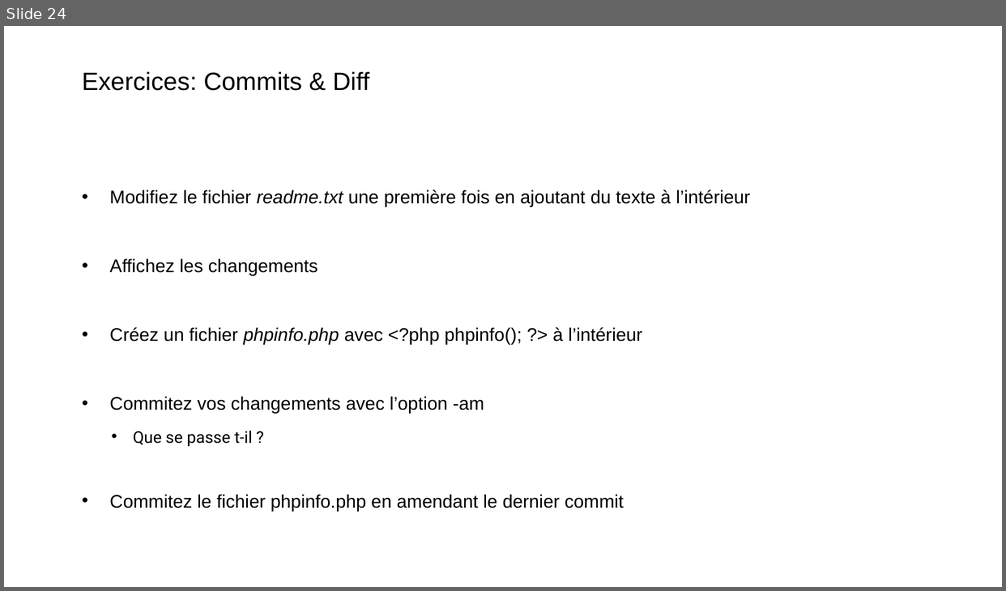
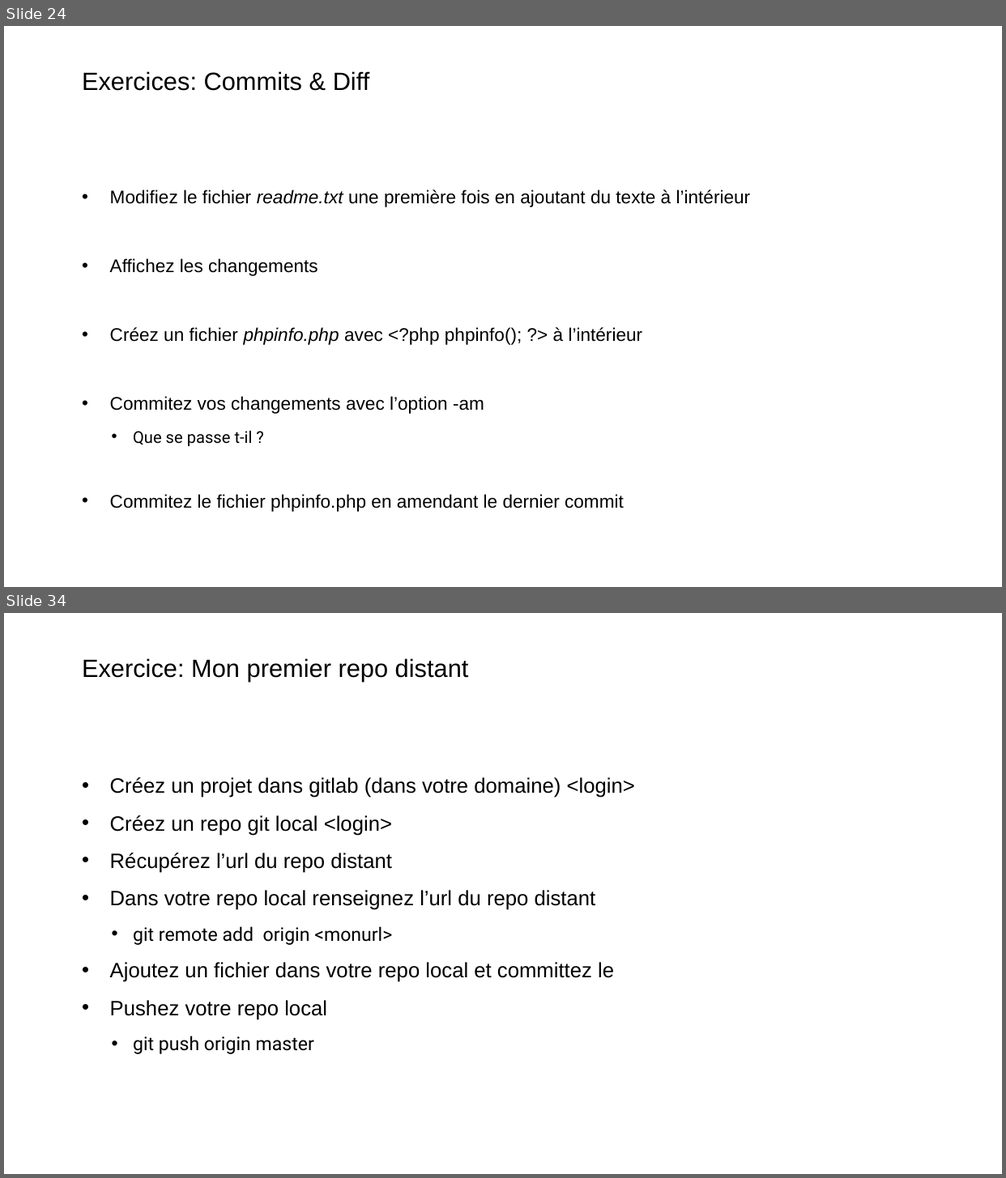
Before and after one commit to Xaviou1003/formation-git, a slide deck: Formation Git - basique.pptx. Shown one above the other, each under a label of ours: slide 24 before the commit, slides 24 and 34 after it; the slides between them are not shown. The pictures are 1006x591 and 1006x1178 pixels, drawn with LibreOffice and Linux fonts; fonts in the diff are those of the drawing; background and template pictures are left out. Boxes give left, top, right and bottom in pixels: in the first picture for what was removed or moved away, otherwise in the second. Text is boxed around its words. In the diff, an @@ line names an element or a change of style, - is before the commit and + after.

```diff
--- a/Formation Git - basique.pptx
+++ b/Formation Git - basique.pptx
@@ slide 34 added at (4, 613, 1002, 1174), background picture (left out) @@
@@ title added at (82, 658, 469, 681), 24 pt, text #000000 @@
+Exercice: Mon premier repo distant
@@ text added at (110, 777, 635, 1054), 20 pt, text #000000 @@
+• Créez un projet dans gitlab (dans votre domaine) <login>
+• Créez un repo git local <login>
+• Récupérez l’url du repo distant
+• Dans votre repo local renseignez l’url du repo distant
+  • git remote add origin <monurl>
+• Ajoutez un fichier dans votre repo local et committez le
+• Pushez votre repo local
+  • git push origin master
```
Also in this commit, not shown: 2 slides changed, 21 other slides added, 3 other files.
